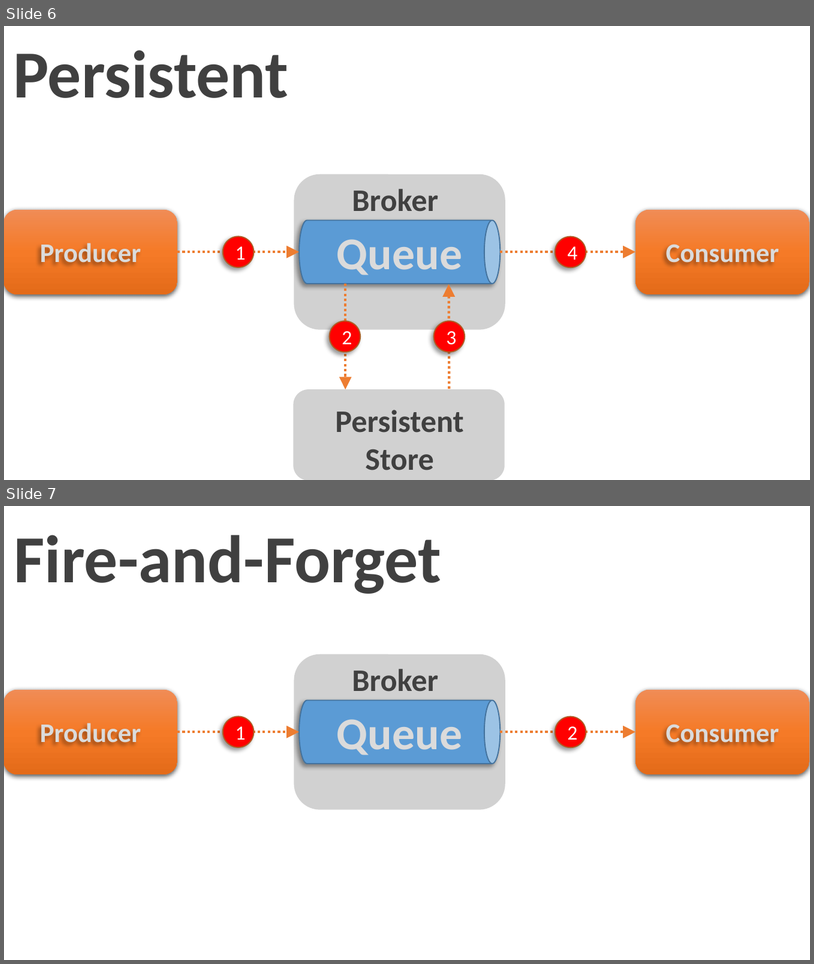
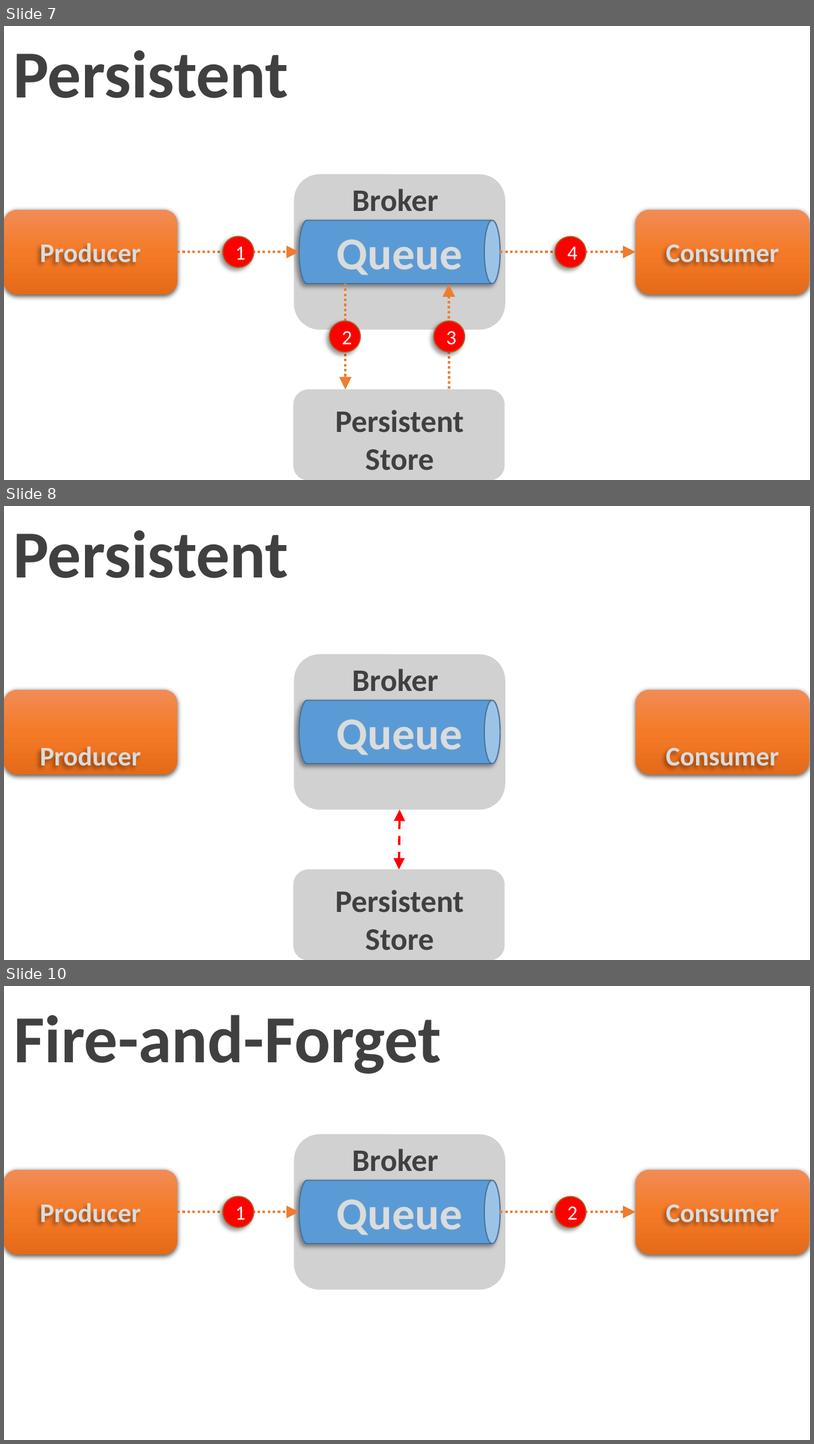
Before and after one commit to dreamuth/Jms101, a slide deck: ppt/jms slides.pptx. Shown one above the other, each under a label of ours: slides 6 and 7 before the commit, slides 7, 8 and 10 after it; the slides between them are not shown. The pictures are 814x964 and 814x1444 pixels, drawn with LibreOffice and Linux fonts; fonts in the diff are those of the drawing. Boxes give left, top, right and bottom in pixels: in the first picture for what was removed or moved away, otherwise in the second. Text is boxed around its words. In the diff, an @@ line names an element or a change of style, - is before the commit and + after.

```diff
--- a/ppt/jms slides.pptx
+++ b/ppt/jms slides.pptx
@@ slide 8 added at [4, 506, 810, 960], background #FFFFFF @@
@@ text added at [13, 530, 289, 578], 60 pt, text pattern #808080 on #404040, bold @@
+Persistent
@@ rounded rectangle added at [294, 654, 506, 810], fill #A5A5A5 at 50% opacity, 10.1 pt, text #FFFFFF @@
+Jms Client
@@ text added at [352, 669, 438, 691], 28 pt, text pattern #808080 on #404040, bold @@
+Broker
@@ rounded rectangle added at [4, 689, 178, 774], fill gradient #F18C57 to #F67B28 to #E56C19 @@
@@ cylinder added at [300, 700, 500, 763], fill #5B9BD5, outline #43739E 1 pt @@
@@ rounded rectangle added at [636, 689, 810, 774], fill gradient #F18C57 to #F67B28 to #E56C19 @@
@@ text added at [337, 719, 462, 755], 40.5 pt, text pattern #A5A5A5 on #DBDBDB, bold @@
+Queue
@@ text added at [40, 746, 141, 767], 24 pt, text pattern #A5A5A5 on #DBDBDB, bold @@
+Producer
@@ text added at [666, 747, 780, 767], 24 pt, text pattern #A5A5A5 on #DBDBDB, bold @@
+Consumer
@@ double arrow added from (400, 809) to (399, 869), #FF0000 2 pt dashed @@
@@ rounded rectangle added at [293, 869, 505, 960], fill #A5A5A5 at 50% opacity @@
@@ text added at [335, 889, 464, 950], 28 pt, text pattern #808080 on #404040, bold @@
+Persistent
+Store
@@ what was slide 6 is now slide 7 @@
@@ what was slide 7 is now slide 10 @@
```
Also in this commit, not shown: 1 slide changed, 2 other slides added, 17 other files.
